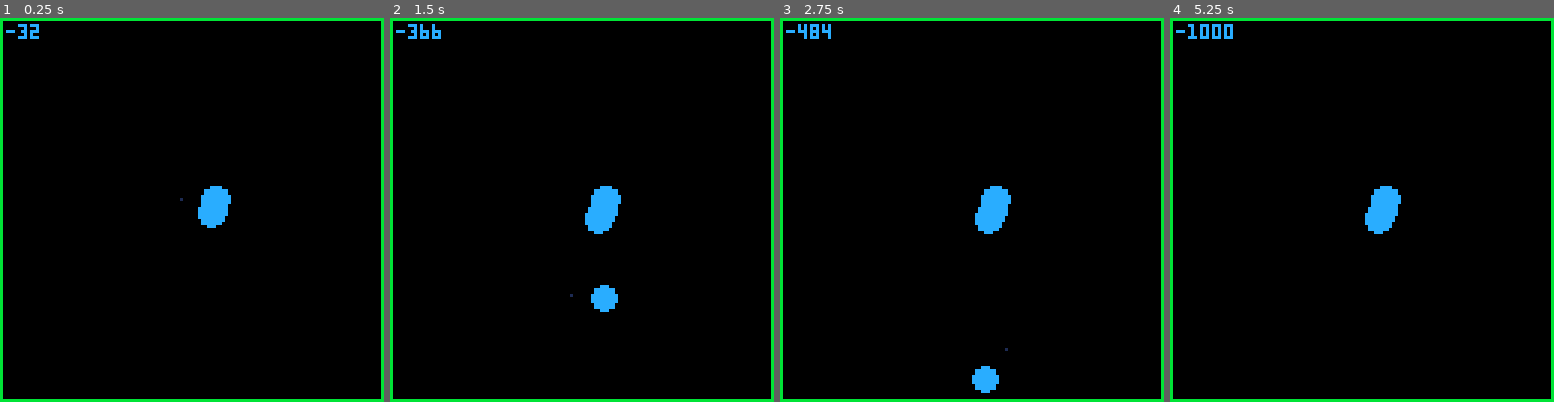
Above: before the commit, frames 1-4 (left to right).
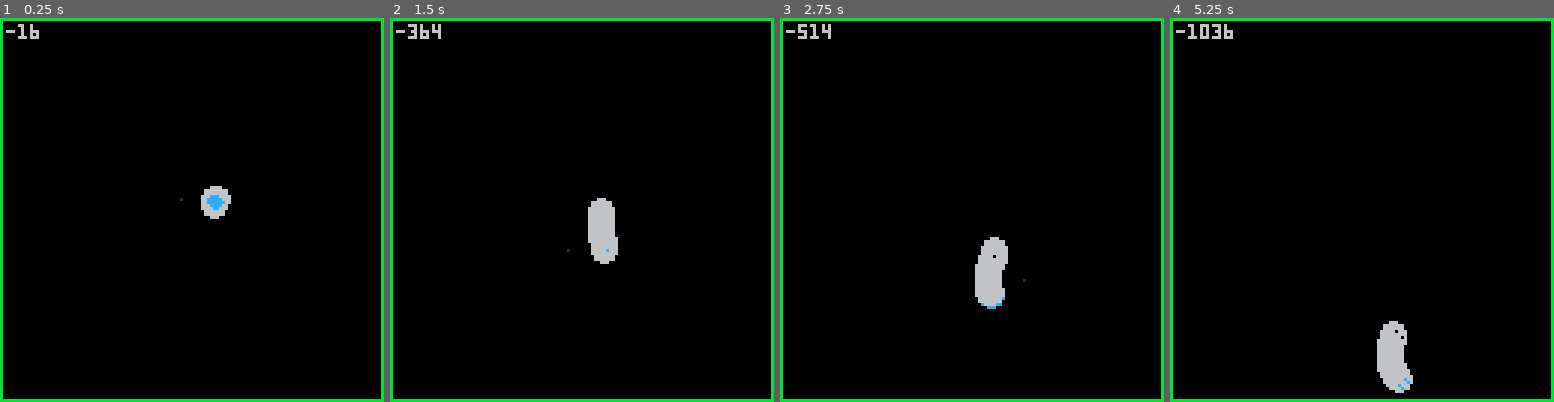
Above: after the commit, the same moments.

Repository: brettski/pico-8
Game: PICO-8 cartridge poc/pivot.p8
The game is run twice, just before and just after one commit, with the same random seed, the same clock (stepped at 60 frames per second) and the same inputs.
Inputs:
- Up to frame 1 (0.25 s): no input
- Up to frame 2 (1.5 s): tap X (X key) at 0.33, 1.07 s
- Up to frame 3 (2.75 s): tap X (X key) at 1.85 s
- Up to frame 4 (5.25 s): tap X (X key) at 2.97, 4.08, 5.2 s

The runs differ from the first frame. In frame 1, 0.8% of the frame differs, in the area x 1-61%, y 1-55%; in frame 2, 2.0%; in frame 3, 2.7%, in the area x 1-65%, y 1-98%; in frame 4, 2.4%.

Commit message:
tail work

Diff:
--- a/poc/pivot.p8
+++ b/poc/pivot.p8
@@ -15,17 +15,16 @@
   cw=true,
   tl={}, --tail values
   addtl=function(self)
-   add(self.tl,
-    {x=self.x,y=self.y}
-   )
-   if #self.tl>19 then
-    self.tl[#self.tl]=nil
-   end
+			self.tl=sright(
+			 self.tl,
+			 20,
+			 {x=self.x,y=self.y}
+			)
   end
  }
 end
 
-function _update60()
+function _update()
  a=p.a/360
  p.x=p.ox+p.r*cos(a)
  p.y=p.oy+p.r*sin(a)
@@ -49,11 +48,32 @@
  --circ(p.ox,p.oy,p.r,1)
  pset(p.ox,p.oy,1)
  circfill(p.x,p.y,4,12)
- for tl in all(p.tl) do
-  circ(tl.x,tl.y,4,12)
+ local tr=4
+ for j=#p.tl,1,-1 do
+  tl=p.tl[j]
+  --tr-=(flr(j/6))
+  tr = max(1, tr)
+  circ(tl.x,tl.y,tr,6)
  end
  print(p.a,2,2)
  rect(0,0,127,127,11)
+end
+-->8
+--util
+
+--add new value to table
+--and shift values if > lmt
+function sright(tbl,lmt,value)
+ --tbl: table to work on
+ --lmt: table size limit
+ --value: value adding
+ add(tbl,value)
+ if (#tbl<=lmt) return tbl
+ local ntbl={}
+ for i=2,lmt do
+  add(ntbl,tbl[i])
+ end
+ return ntbl
 end
 __gfx__
 00000000000000000000000000000000000000000000000000000000000000000000000000000000000000000000000000000000000000000000000000000000
